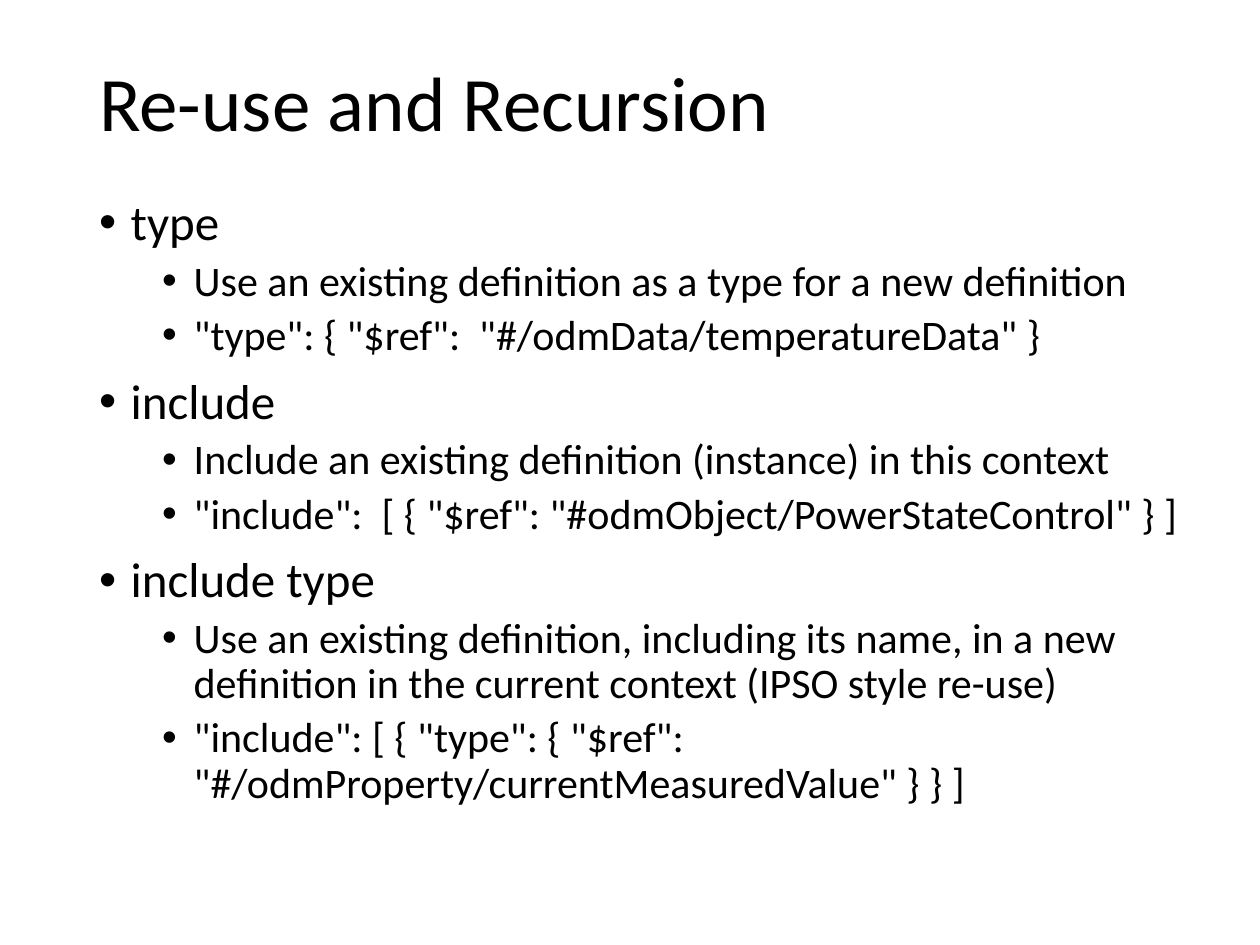
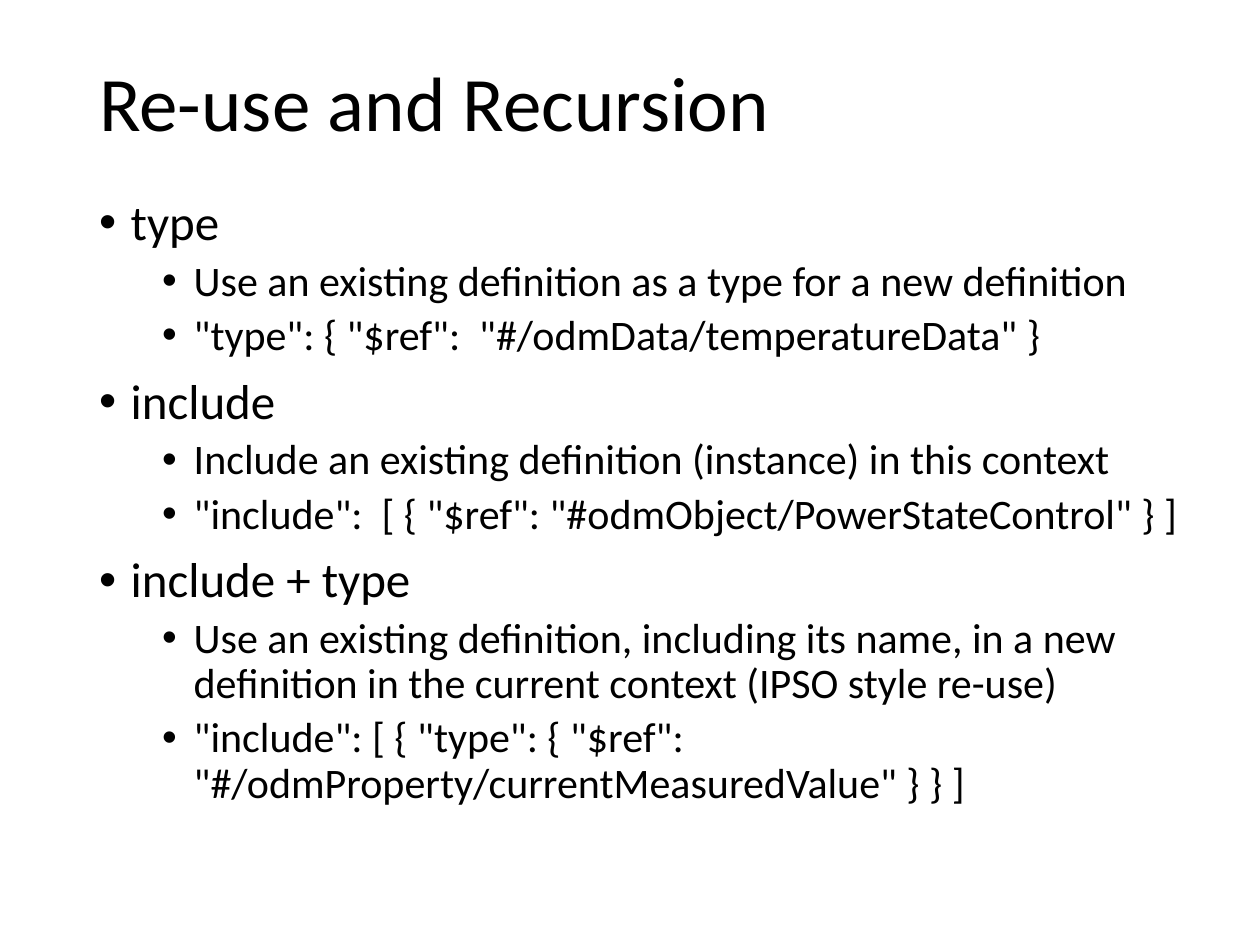
Before and after one commit to mjkoster/ODM-Examples, a slide deck: slide 7 of sdf-extensions.pptx. Drawn at 1260x945 pixels with LibreOffice and Linux fonts; fonts in the diff are those of the drawing. Boxes give left, top, right and bottom in pixels: in the first picture for what was removed or moved away, otherwise in the second. Text is boxed around its words. In the diff, an @@ line names an element or a change of style, - is before the commit and + after.

Commit message:
update slides and fix model typo

```diff
--- a/sdf-extensions.pptx
+++ b/sdf-extensions.pptx
@@ text at (131,563,411,605): text changed @@
-• include type
+• include + type
```
Also in this commit, not shown: 2 other files.
